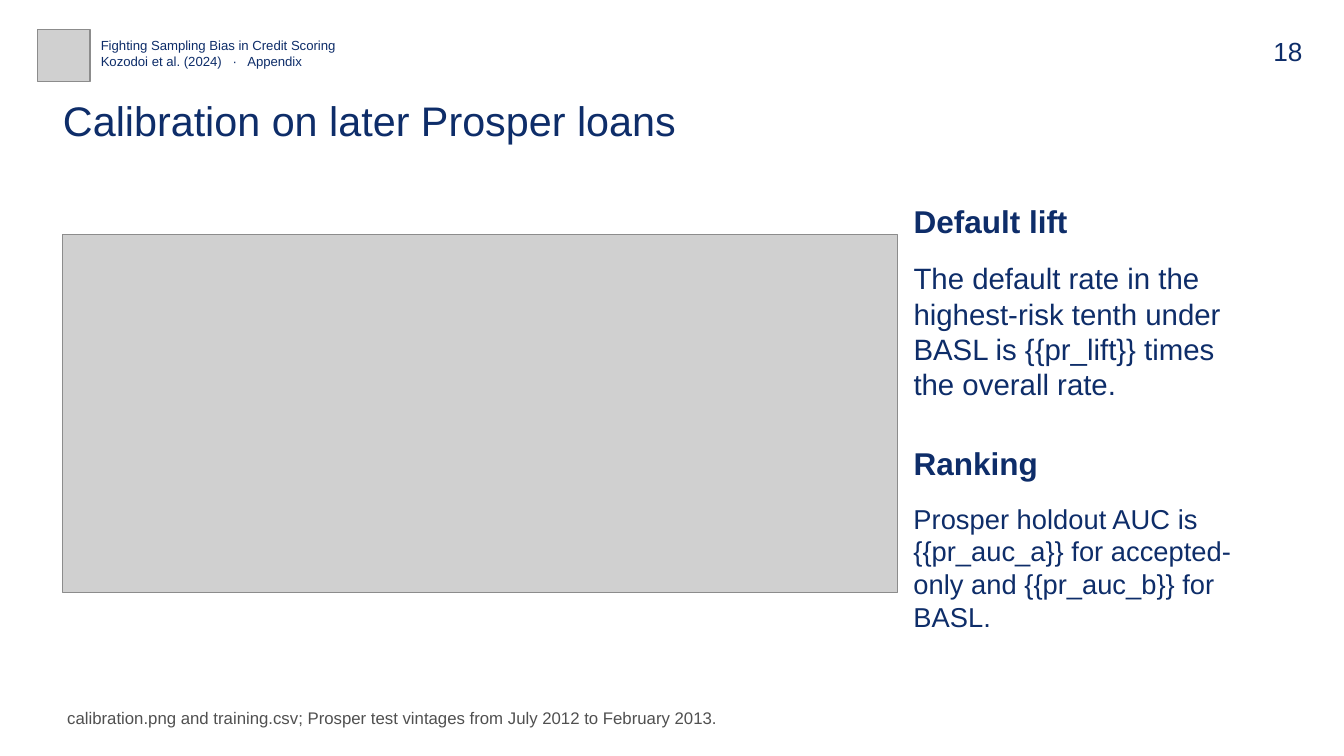
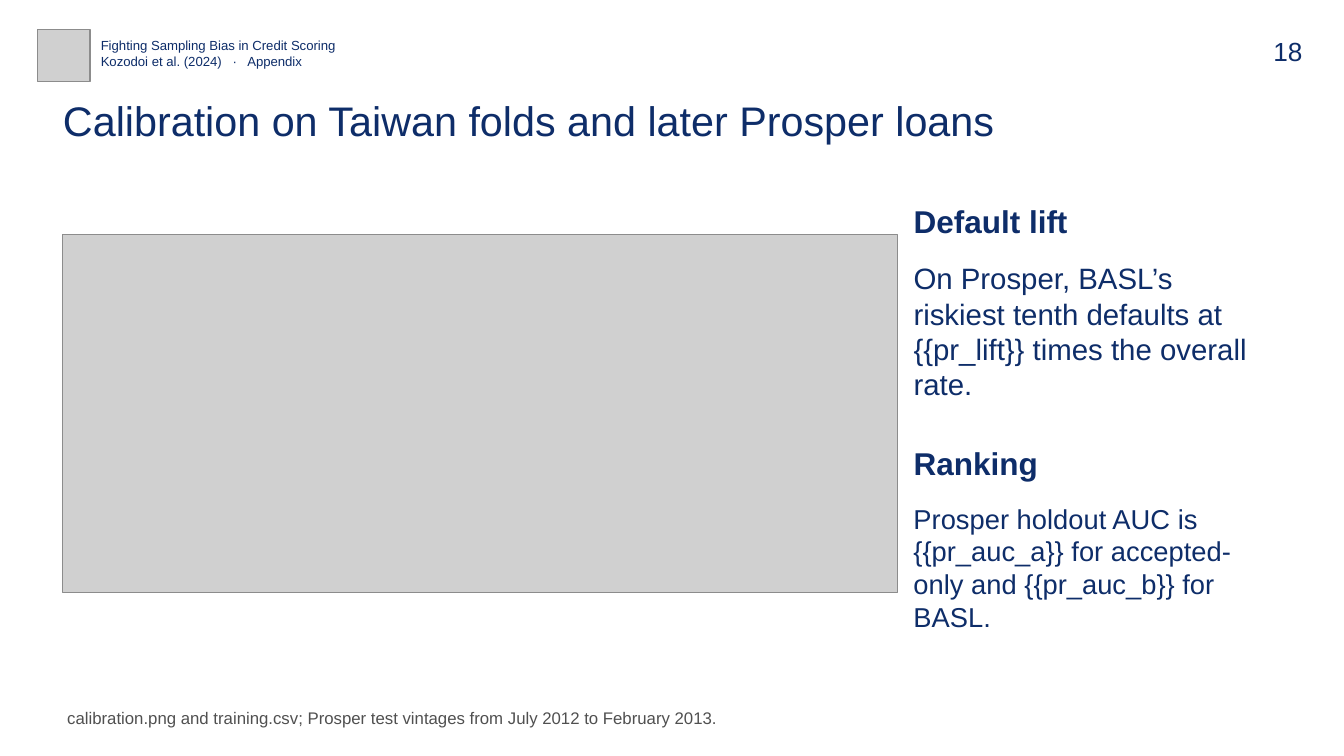
Before and after one commit to bigpurota/paper11, a slide deck: slide 18 of slides/template.pptx. Drawn at 1344x756 pixels with LibreOffice and Linux fonts; fonts in the diff are those of the drawing; grey boxes stand for pictures. Boxes give left, top, right and bottom in pixels: in the first picture for what was removed or moved away, otherwise in the second. Text is boxed around its words. In the diff, an @@ line names an element or a change of style, - is before the commit and + after.

```diff
--- a/slides/template.pptx
+++ b/slides/template.pptx
@@ text at [63,106,994,144]: text changed @@
-Calibration on later Prosper loans
+Calibration on Taiwan folds and later Prosper loans
@@ text at [914,268,1247,396]: text changed @@
-The default rate in the highest-risk tenth under BASL is {{pr_lift}} times the overall rate.
+On Prosper, BASL’s riskiest tenth defaults at {{pr_lift}} times the overall rate.
```
Also in this commit, not shown: 13 other files.
